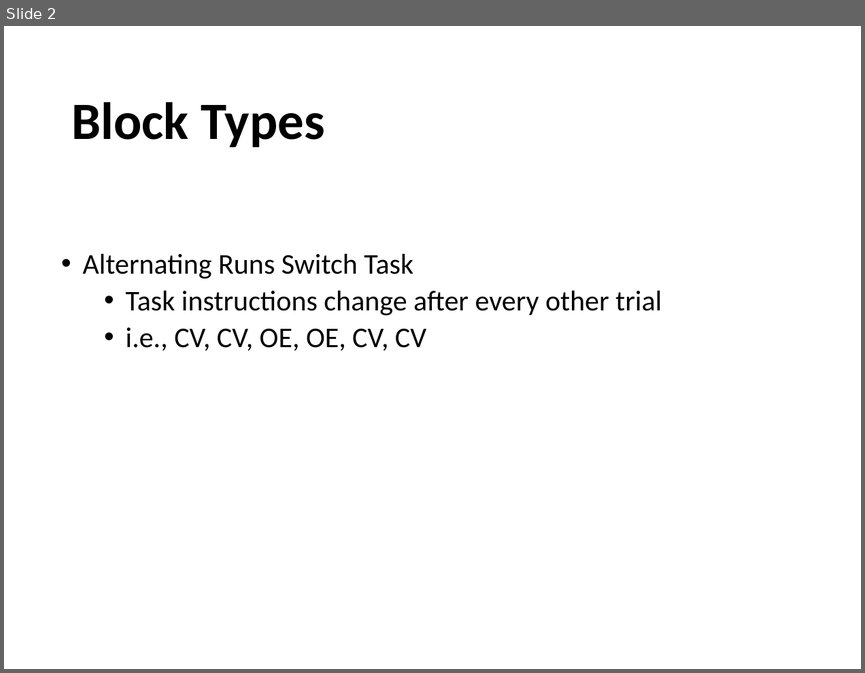
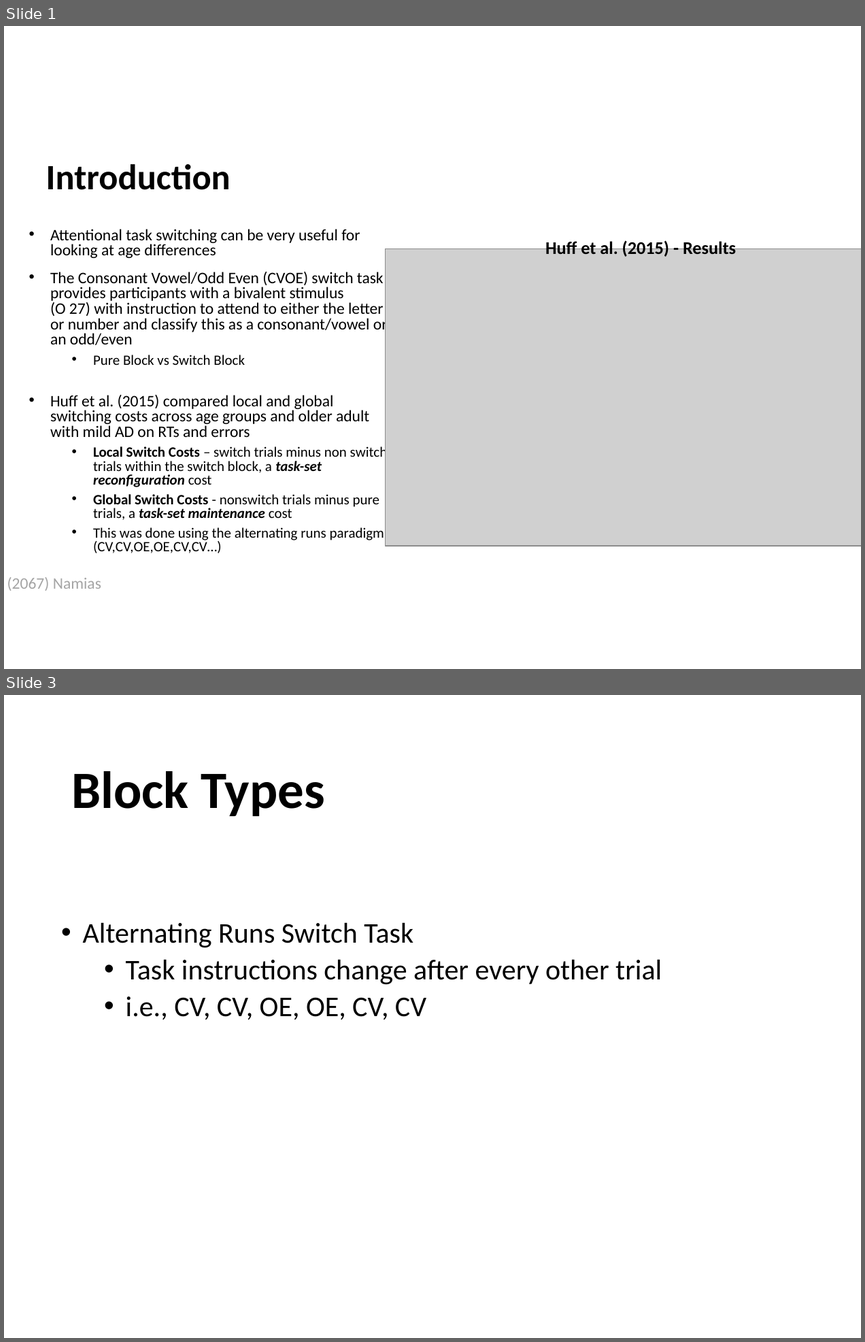
Before and after one commit to npm27/CVOE-2021, a slide deck: Lab Meeting 10_28_21.pptx. Shown one above the other, each under a label of ours: slide 2 before the commit, slides 1 and 3 after it; the slides between them are not shown. The pictures are 865x673 and 865x1342 pixels, drawn with LibreOffice and Linux fonts; fonts in the diff are those of the drawing; grey boxes stand for pictures. Boxes give left, top, right and bottom in pixels: in the first picture for what was removed or moved away, otherwise in the second. Text is boxed around its words. In the diff, an @@ line names an element or a change of style, - is before the commit and + after.

```diff
--- a/Lab Meeting 10_28_21.pptx
+++ b/Lab Meeting 10_28_21.pptx
@@ slide 1 added at (4, 26, 861, 669), background #FFFFFF @@
@@ title added at (46, 164, 230, 190), 30 pt, text #000000, bold @@
+Introduction
@@ text added at (50, 229, 388, 553), 13.5 pt, text #000000 @@
+• Attentional task switching can be very useful for looking at age differences
+• The Consonant Vowel/Odd Even (CVOE) switch task provides participants with a bivalent stimulus (O 27) with instruction to attend to either the letter or number and classify this as a consonant/vowel or an odd/even
+  • Pure Block vs Switch Block
+• Huff et al. (2015) compared local and global switching costs across age groups and older adult with mild AD on RTs and errors
+  • Local Switch Costs – switch trials minus non switch trials within the switch block, a task-set reconfiguration cost
+  • Global Switch Costs - nonswitch trials minus pure trials, a task-set maintenance cost
+  • This was done using the alternating runs paradigm. (CV,CV,OE,OE,CV,CV…)
@@ picture added at (385, 249, 861, 546) @@
@@ text added at (545, 239, 736, 257), 15 pt, text #000000, bold @@
+Huff et al. (2015) - Results
@@ text added at (7, 577, 101, 590), 13.5 pt, text #A5A5A5 @@
+(2067) Namias
@@ what was slide 2 is now slide 3 @@
```
Also in this commit, not shown: 3 other slides added, 3 slides removed, 4 other files.
